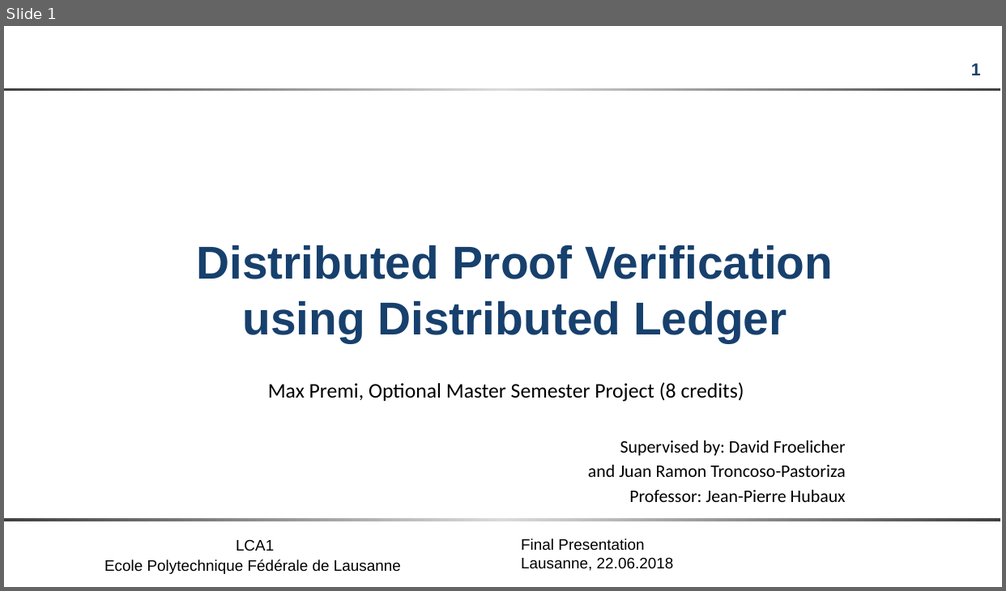
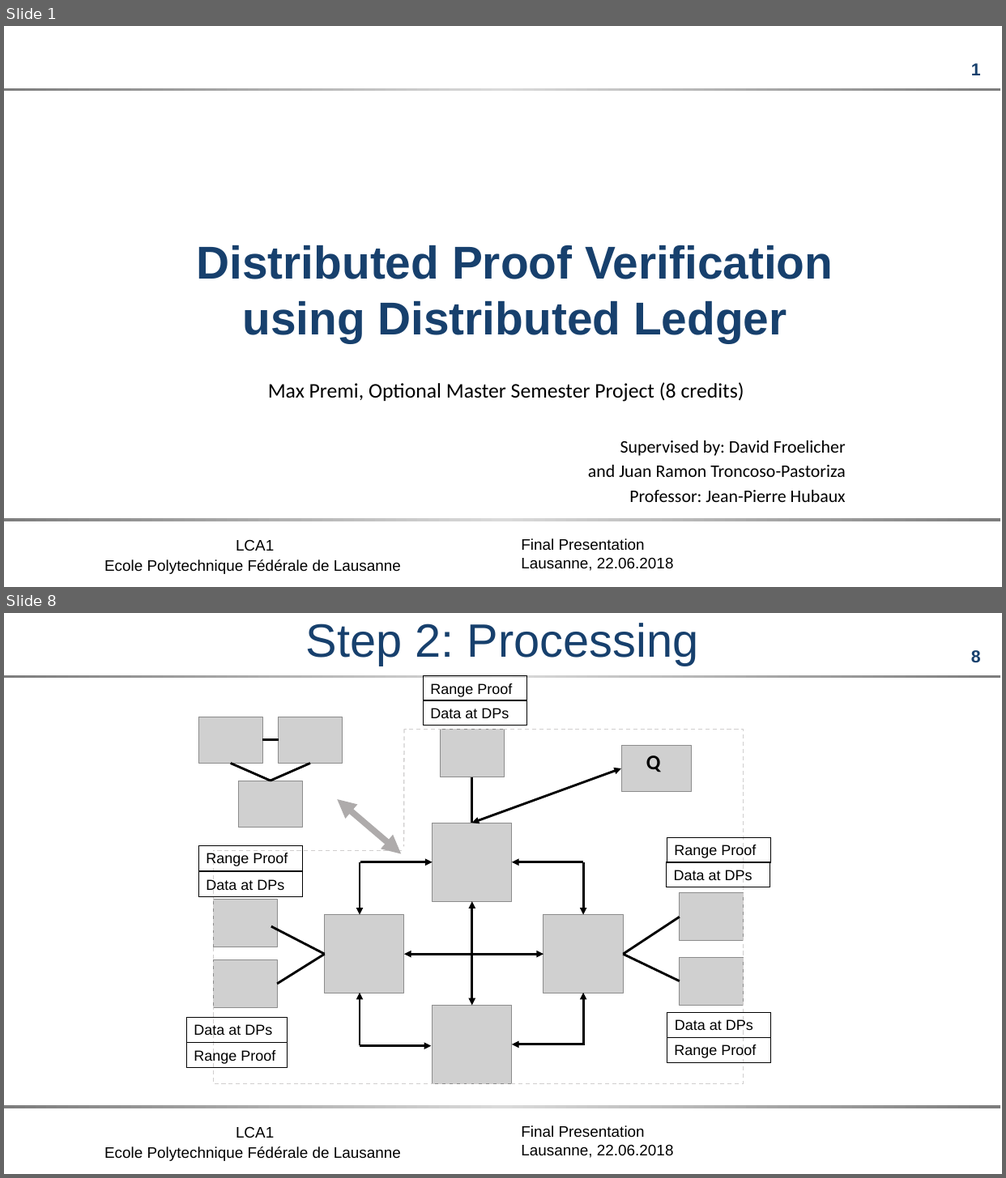
Before and after one commit to maxpr/MasterProjectDocuments, a slide deck: OPT/doc/FinalPresentation.pptx. Shown one above the other, each under a label of ours: slide 1 before the commit, slides 1 and 8 after it; the slides between them are not shown. The pictures are 1006x591 and 1006x1178 pixels, drawn with LibreOffice and Linux fonts; fonts in the diff are those of the drawing; grey boxes stand for pictures; background and template pictures are left out. Boxes give left, top, right and bottom in pixels: in the first picture for what was removed or moved away, otherwise in the second. Text is boxed around its words. In the diff, an @@ line names an element or a change of style, - is before the commit and + after.

```diff
--- a/OPT/doc/FinalPresentation.pptx
+++ b/OPT/doc/FinalPresentation.pptx
@@ slide 8 added at (4, 613, 1002, 1174), background #FFFFFF; not listed: 5 template elements that a slide beside it also shows @@
@@ title added at (306, 623, 699, 665), 45 pt, text #17406D @@
+Step 2: Processing
@@ rectangle added at (424, 676, 527, 701), outline #000000 0.75 pt, 14 pt, text #000000 @@
+Range Proof
@@ rectangle added at (424, 700, 527, 726), outline #000000 0.75 pt, 14 pt, text #000000 @@
+Data at DPs
@@ group added at (198, 717, 744, 1084): 13 pictures, 10 lines, 8 arrows, 3 double arrows, 2 rectangles, 1 text @@
+Q
@@ double arrow added from (337, 799) to (402, 854), #AEABAB 6 pt @@
@@ rectangle added at (198, 845, 303, 871), outline #000000 0.75 pt, 14 pt, text #000000 @@
+Range Proof
@@ rectangle added at (667, 837, 771, 863), outline #000000 0.75 pt, 14 pt, text #000000 @@
+Range Proof
@@ rectangle added at (198, 872, 303, 897), outline #000000 0.75 pt, 14 pt, text #000000 @@
+Data at DPs
@@ rectangle added at (667, 862, 770, 888), outline #000000 0.75 pt, 14 pt, text #000000 @@
+Data at DPs
@@ rectangle added at (187, 1017, 287, 1043), outline #000000 0.75 pt, 14 pt, text #000000 @@
+Data at DPs
@@ rectangle added at (667, 1013, 771, 1038), outline #000000 0.75 pt, 14 pt, text #000000 @@
+Data at DPs
@@ rectangle added at (187, 1043, 287, 1068), outline #000000 0.75 pt, 14 pt, text #000000 @@
+Range Proof
@@ rectangle added at (667, 1037, 771, 1063), outline #000000 0.75 pt, 14 pt, text #000000 @@
+Range Proof
@@ slide 1 changed as well @@
@@ rectangle at (4, 88, 1001, 91): fill gradient #818181 to #DADADA to gradient #7D7D7D to #DADADA @@
@@ rectangle at (4, 518, 1001, 522): fill gradient #818181 to #DADADA to gradient #7D7D7D to #DADADA @@
```
Also in this commit, not shown: 5 other slides changed, 29 other slides added, 6 slides removed, 8 other files.
